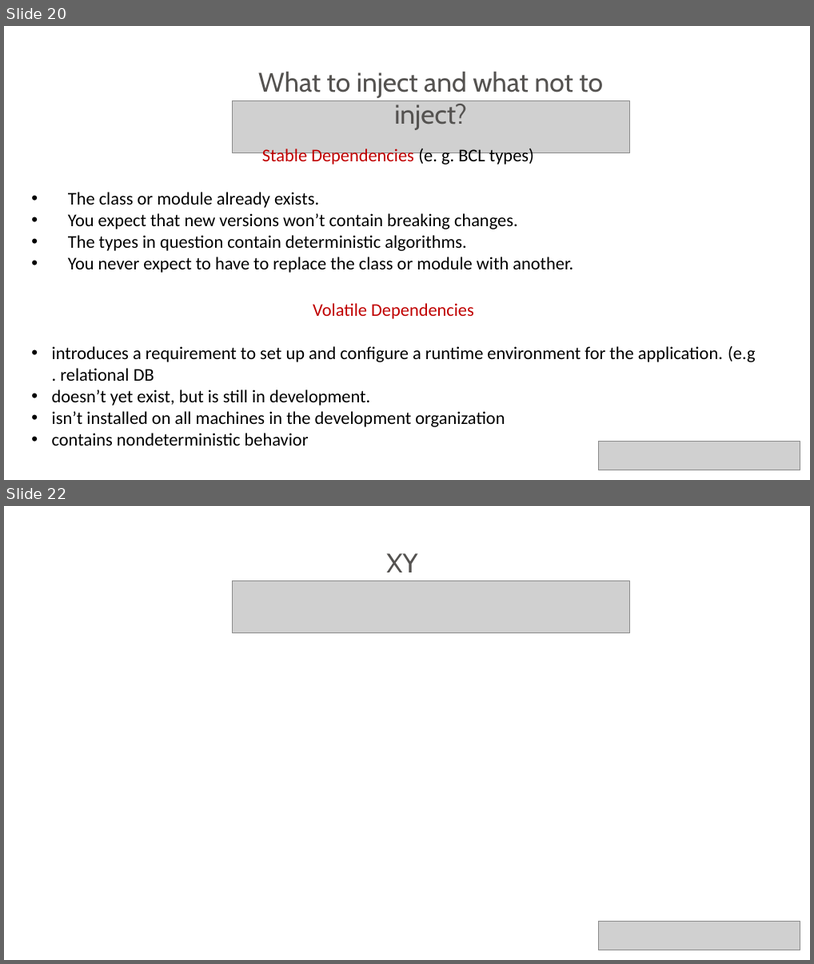
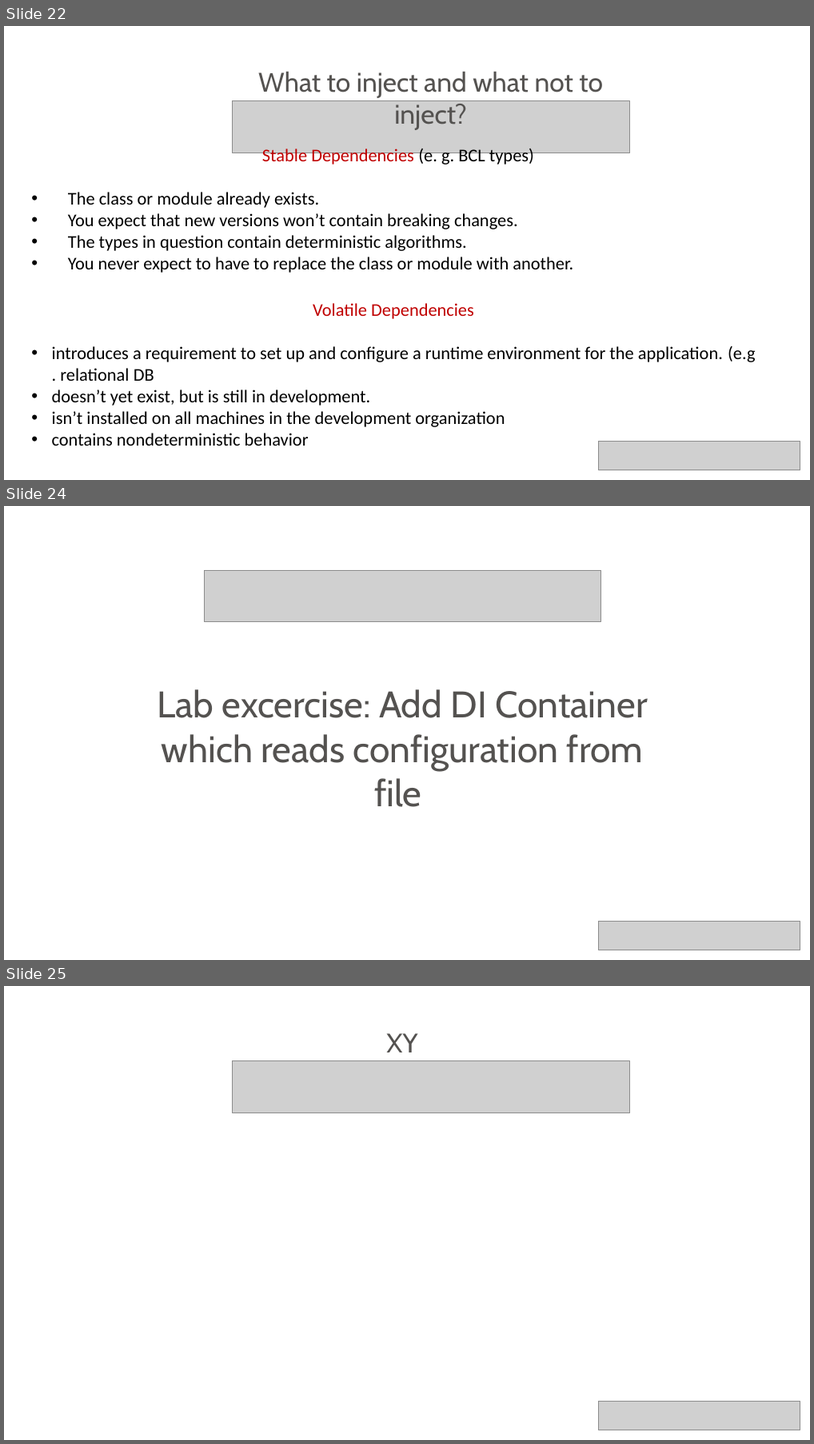
Before and after one commit to neman/DI-Course, a slide deck: DI Course.pptx. Shown one above the other, each under a label of ours: slides 20 and 22 before the commit, slides 22, 24 and 25 after it; the slides between them are not shown. The pictures are 814x964 and 814x1444 pixels, drawn with LibreOffice and Linux fonts; fonts in the diff are those of the drawing; grey boxes stand for pictures; background and template pictures are left out. Boxes give left, top, right and bottom in pixels: in the first picture for what was removed or moved away, otherwise in the second. Text is boxed around its words. In the diff, an @@ line names an element or a change of style, - is before the commit and + after.

Commit message:
added DI Containers slides

```diff
--- a/DI Course.pptx
+++ b/DI Course.pptx
@@ slide 24 added at (x1=4, y1=506, x2=810, y2=960), background picture (left out) @@
@@ picture added at (x1=204, y1=570, x2=602, y2=622) @@
@@ text added at (x1=157, y1=689, x2=647, y2=807), 66 pt, text #545250 @@
+Lab excercise: Add DI Container which reads configuration from file
@@ picture added at (x1=598, y1=921, x2=800, y2=949) @@
@@ what was slide 20 is now slide 22 @@
@@ what was slide 22 is now slide 25 @@
```
Also in this commit, not shown: 1 slide changed, 2 other slides added, 1 other file.
